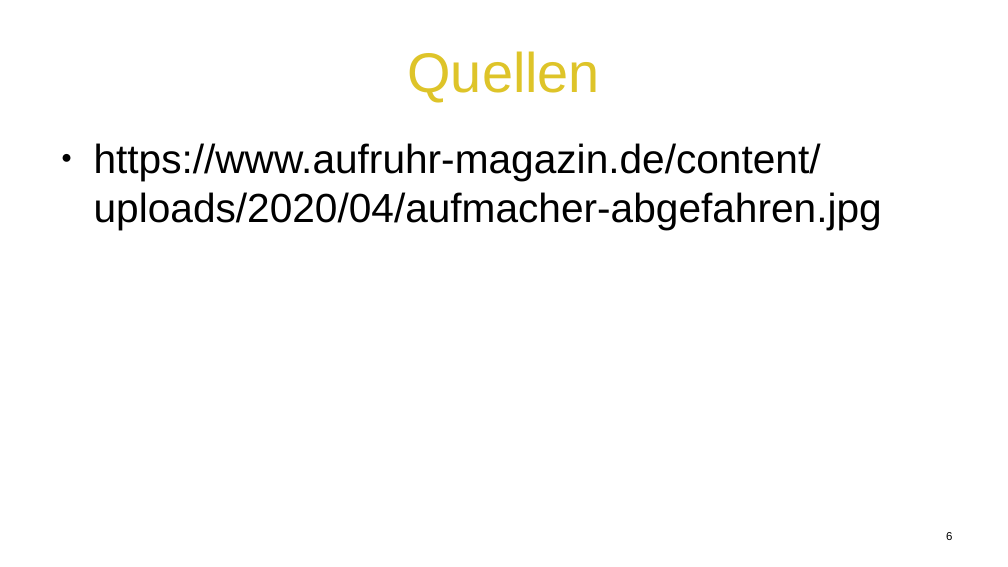
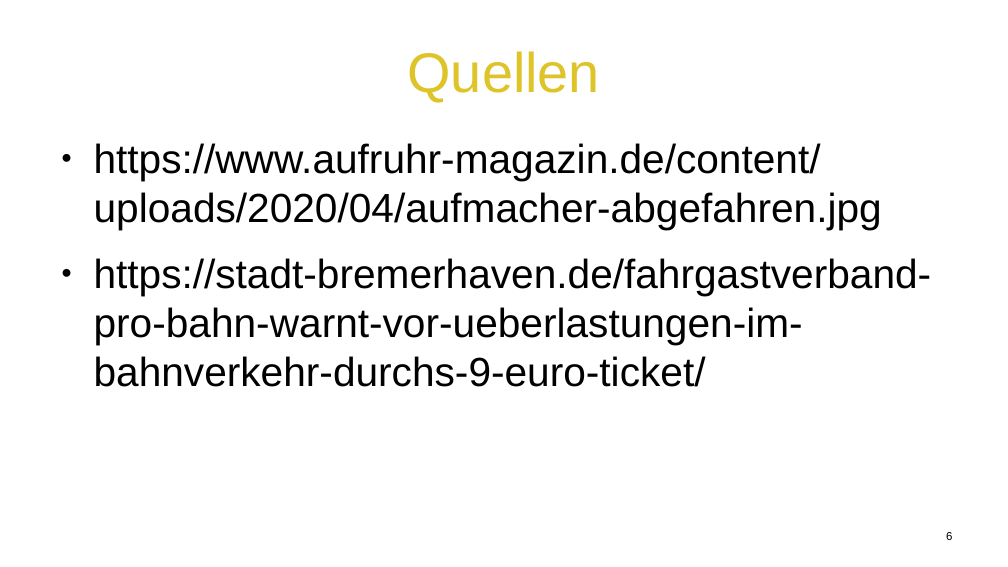
Before and after one commit to ohneBohne/Data_Challenges, a slide deck: slide 6 of EVP.odp. Drawn at 1008x567 pixels with LibreOffice and Linux fonts; fonts in the diff are those of the drawing. Boxes give left, top, right and bottom in pixels: in the first picture for what was removed or moved away, otherwise in the second. Text is boxed around its words. In the diff, an @@ line names an element or a change of style, - is before the commit and + after.

```diff
--- a/EVP.odp
+++ b/EVP.odp
@@ text at [94,258,932,387]: paragraph added @@
+● https://stadt-bremerhaven.de/fahrgastverband-pro-bahn-warnt-vor-ueberlastungen-im-bahnverkehr-durchs-9-euro-ticket/
```
Also in this commit, not shown: 2 other slides changed, 2 slides added, 2 slides removed, 10 other files.
